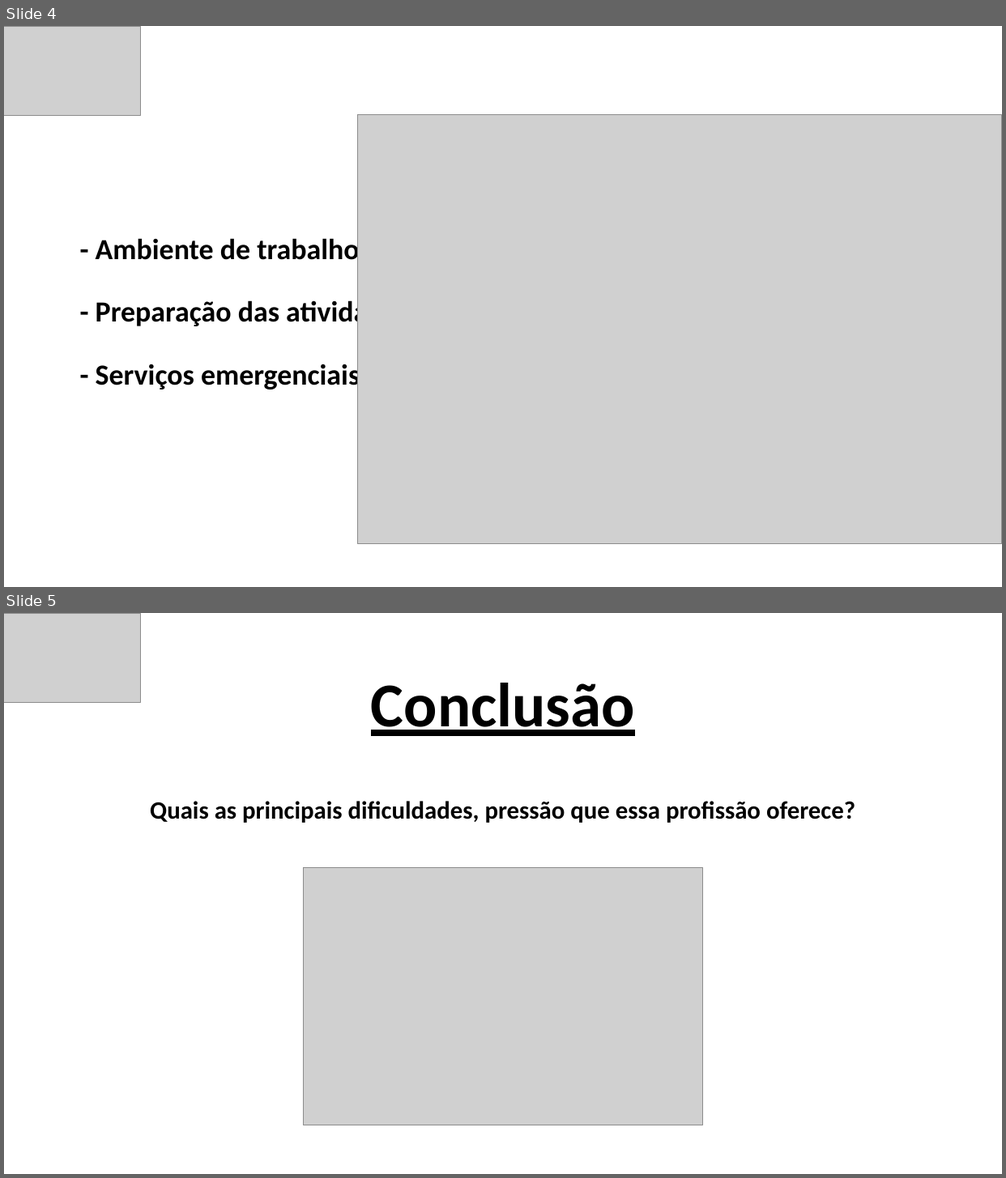
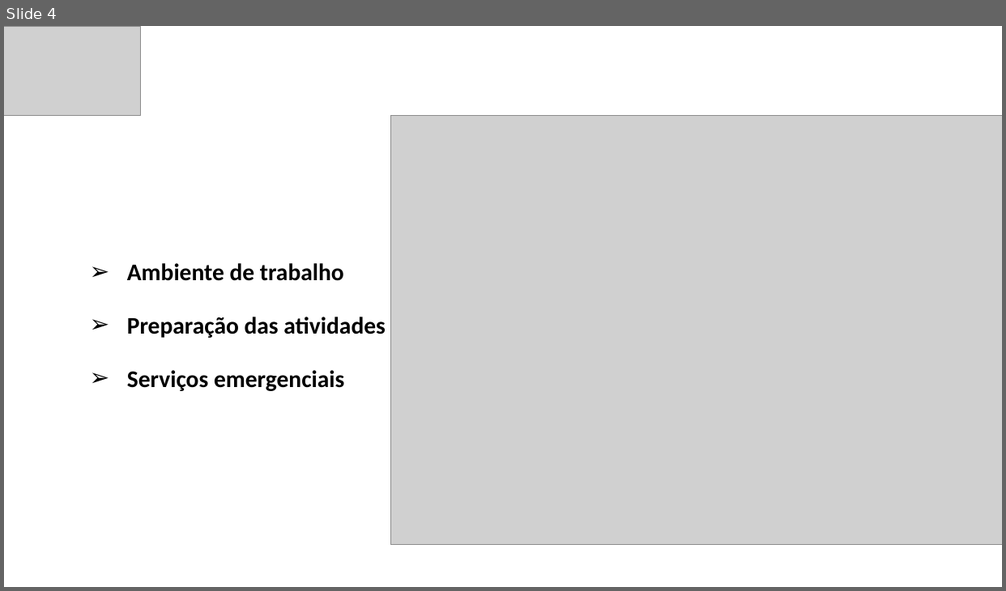
Before and after one commit to leonardopazzini/FATEC-PROJETO-INTEGRADOR-1-SEMESTRE, a slide deck: Projeto Integrador - Apresentação.pptx. Shown one above the other, each under a label of ours: slides 4 and 5 before the commit, slide 4 after it. The pictures are 1006x1178 and 1006x591 pixels, drawn with LibreOffice and Linux fonts; fonts in the diff are those of the drawing; grey boxes stand for pictures. Boxes give left, top, right and bottom in pixels: in the first picture for what was removed or moved away, otherwise in the second. Text is boxed around its words. In the diff, an @@ line names an element or a change of style, - is before the commit and + after.

```diff
--- a/Projeto Integrador - Apresentação.pptx
+++ b/Projeto Integrador - Apresentação.pptx
@@ slide 5 removed at box(4, 613, 1002, 1174), background #FFFFFF @@
@@ picture removed at box(4, 613, 141, 702) @@
@@ title removed at box(371, 683, 635, 736) @@
-Conclusão
@@ subtitle removed at box(150, 801, 855, 823) @@
-Quais as principais dificuldades, pressão que essa profissão oferece?
@@ picture removed at box(303, 868, 702, 1126) @@
@@ slide 4 changed as well @@
@@ picture: place and size @@
-picture at box(358, 115, 1002, 544)
+picture at box(390, 115, 1002, 544)
@@ subtitle "Ambiente de trabalho" at box(127, 263, 386, 391): vertical alignment bottom to top @@
@@ subtitle at box(127, 263, 386, 391): text changed; size 28 to 23 pt @@
-- Ambiente de trabalho
-- Preparação das atividades
-- Serviços emergenciais
+➢ Ambiente de trabalho
+➢ Preparação das atividades
+➢ Serviços emergenciais
```
Also in this commit, not shown: 2 other slides changed, 2 slides added, 1 other slide removed, 1 other file.
